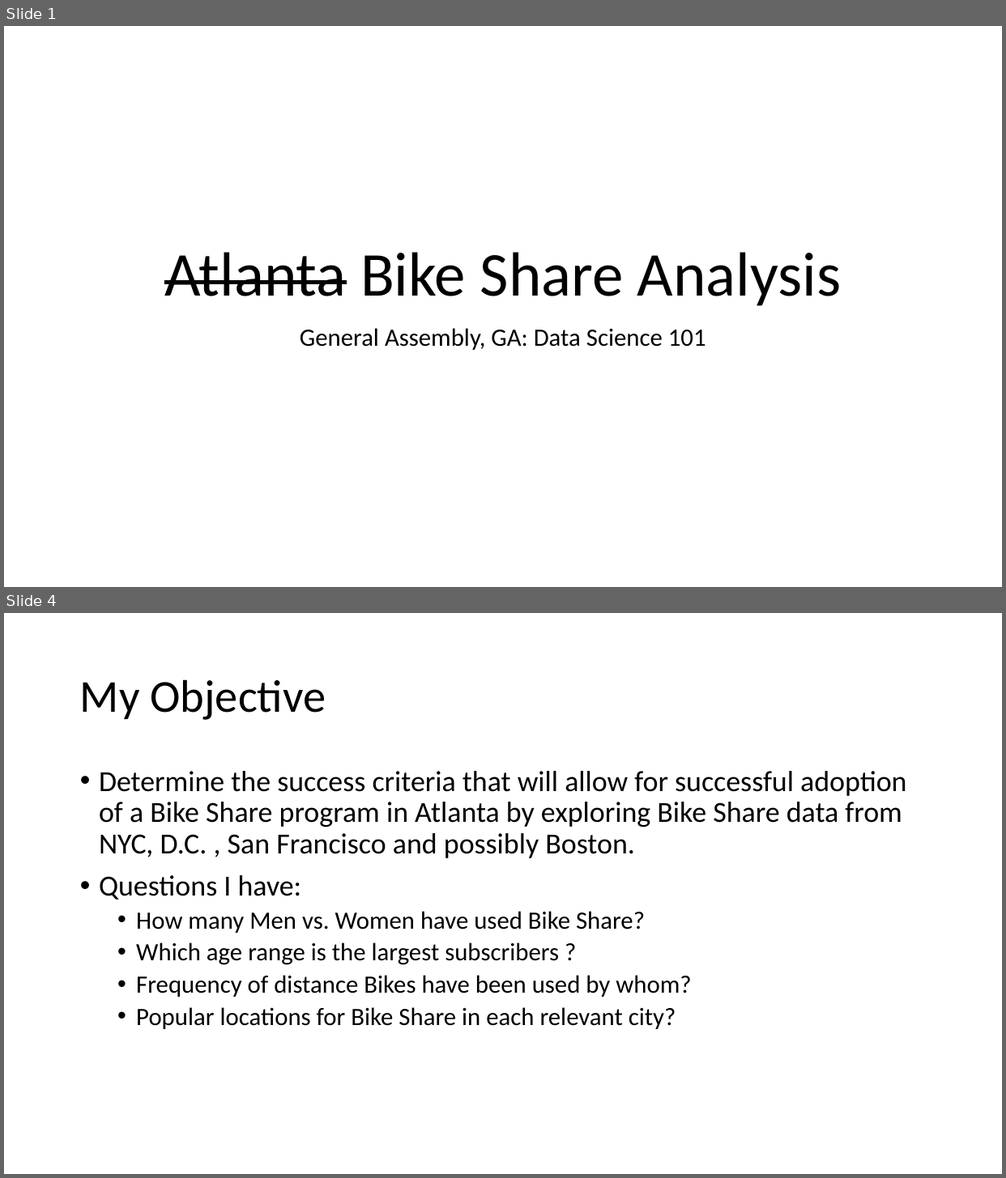
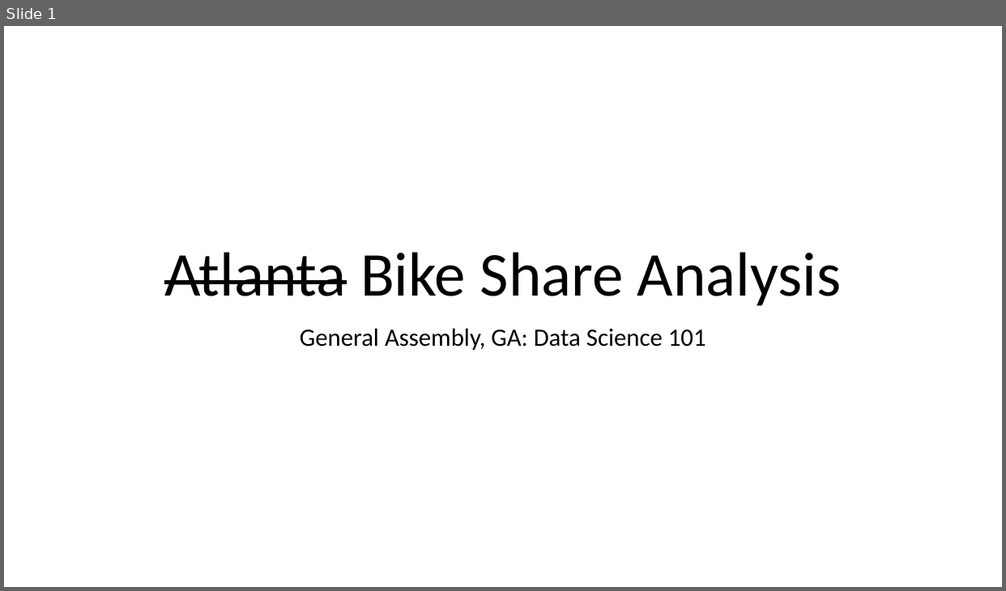
Before and after one commit to Sw3m/Data_Science_GA_Project_15, a slide deck: GA-DataScience Bike Share Project Final.pptx. Shown one above the other, each under a label of ours: slides 1 and 4 before the commit, slide 1 after it; the slides between them are not shown. The pictures are 1006x1178 and 1006x591 pixels, drawn with LibreOffice and Linux fonts; fonts in the diff are those of the drawing. Boxes give left, top, right and bottom in pixels: in the first picture for what was removed or moved away, otherwise in the second. Text is boxed around its words. In the diff, an @@ line names an element or a change of style, - is before the commit and + after.

```diff
--- a/GA-DataScience Bike Share Project Final.pptx
+++ b/GA-DataScience Bike Share Project Final.pptx
@@ slide 4 removed at (x1=4, y1=613, x2=1002, y2=1174), background #FFFFFF @@
@@ title removed at (x1=80, y1=679, x2=326, y2=720) @@
-My Objective
@@ text removed at (x1=99, y1=771, x2=906, y2=1029) @@
-• Determine the success criteria that will allow for successful adoption of a Bike Share program in Atlanta by exploring Bike Share data from NYC, D.C. , San Francisco and possibly Boston.
-• Questions I have:
-  • How many Men vs. Women have used Bike Share?
-  • Which age range is the largest subscribers ?
-  • Frequency of distance Bikes have been used by whom?
-  • Popular locations for Bike Share in each relevant city?
```
Also in this commit, not shown: 1 slide changed, 5 slides added, 2 other slides removed, 3 other files.
